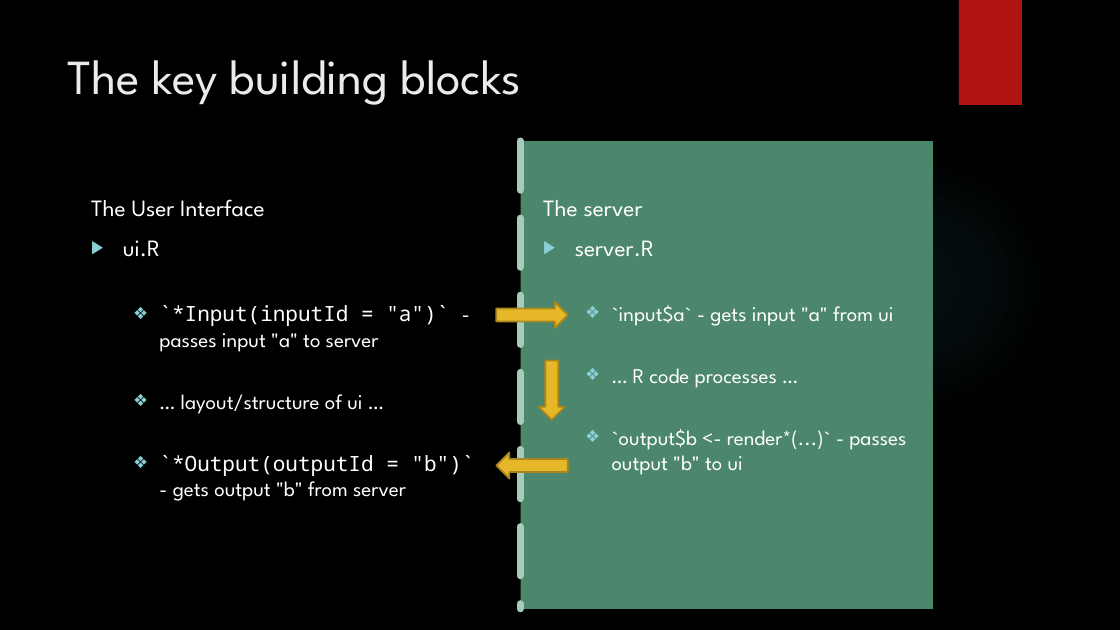
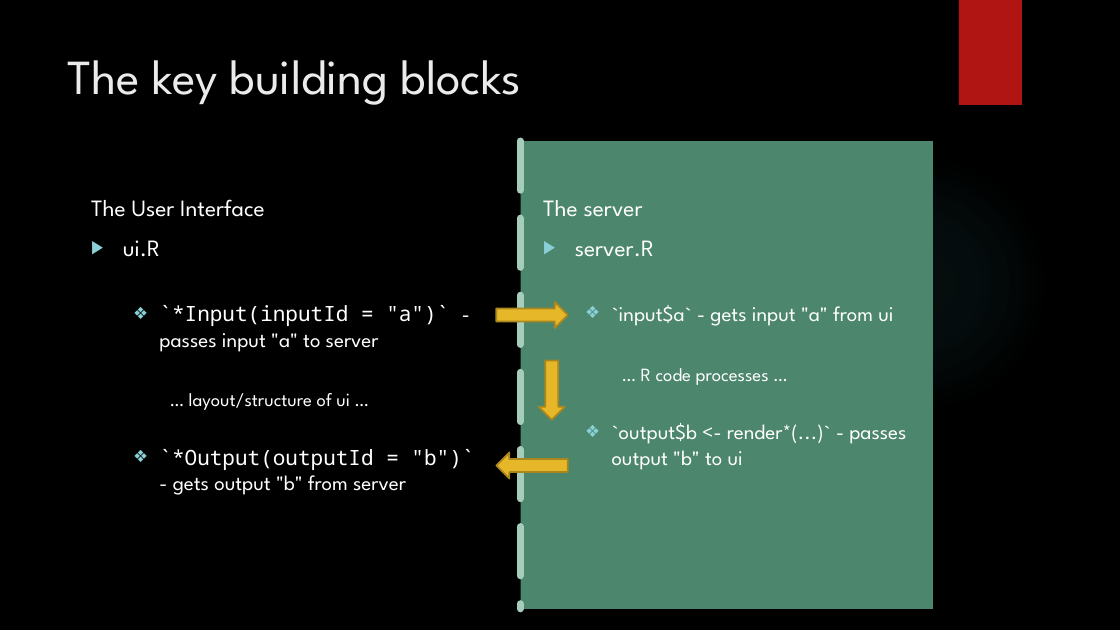
Before and after one commit to Public-Health-Scotland/r-pubhealth-workshop, a slide deck: slide 5 of Session 2/Using a Shiny App in Public Health research.pptx (slide 6 before the commit). Drawn at 1120x630 pixels with LibreOffice and Linux fonts; fonts in the diff are those of the drawing; background and template pictures are left out. Boxes give left, top, right and bottom in pixels: in the first picture for what was removed or moved away, otherwise in the second. Text is boxed around its words. In the diff, an @@ line names an element or a change of style, - is before the commit and + after.

```diff
--- a/Session 2/Using a Shiny App in Public Health research.pptx
+++ b/Session 2/Using a Shiny App in Public Health research.pptx
@@ text at bbox=[641, 368, 769, 385]: size 18 to 16 pt in "… R code processes …"; bullet ❖ to none; list level 2 to 3 in "… R code processes …" @@
@@ text at bbox=[189, 393, 350, 410]: size 18 to 16 pt in "… layout/structure of ui …"; bullet ❖ to none; list level 2 to 3 in "… layout/structure of ui …" @@
```
Also in this commit, not shown: 5 other slides changed, 1 slide added, 1 slide removed.
